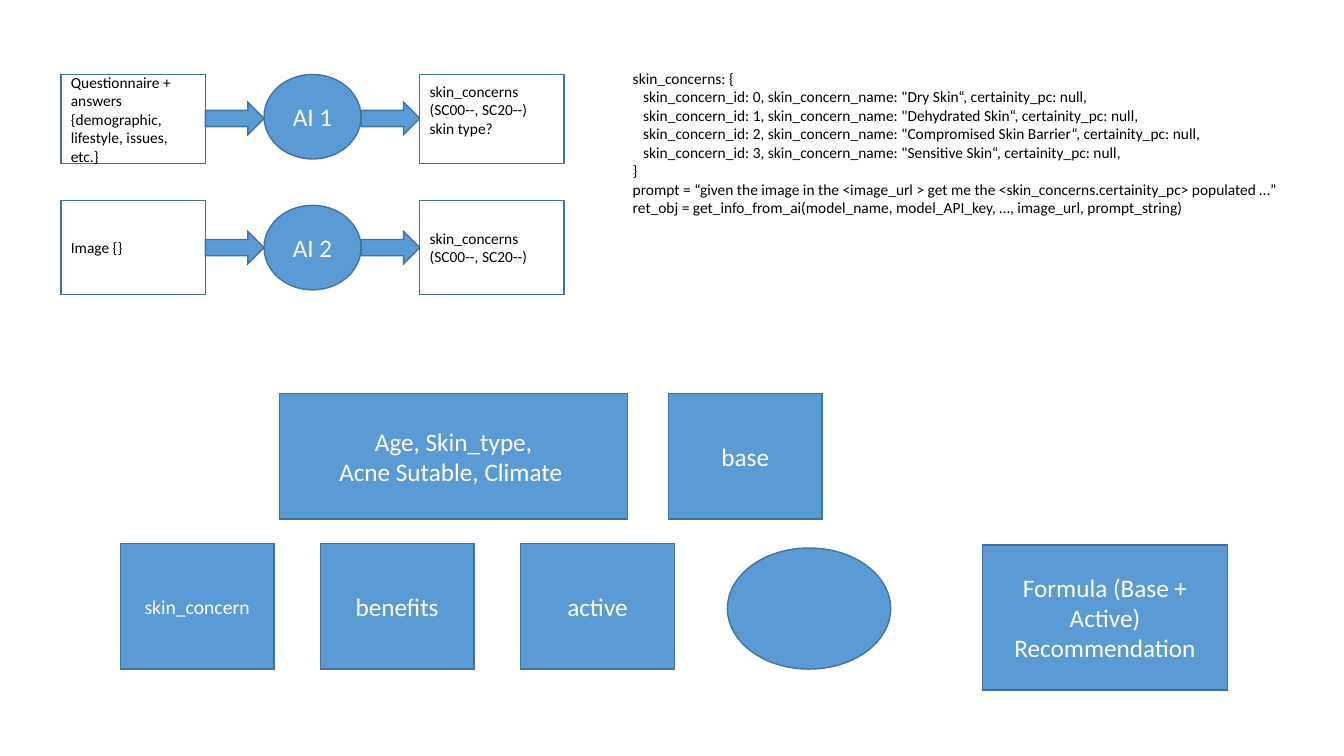
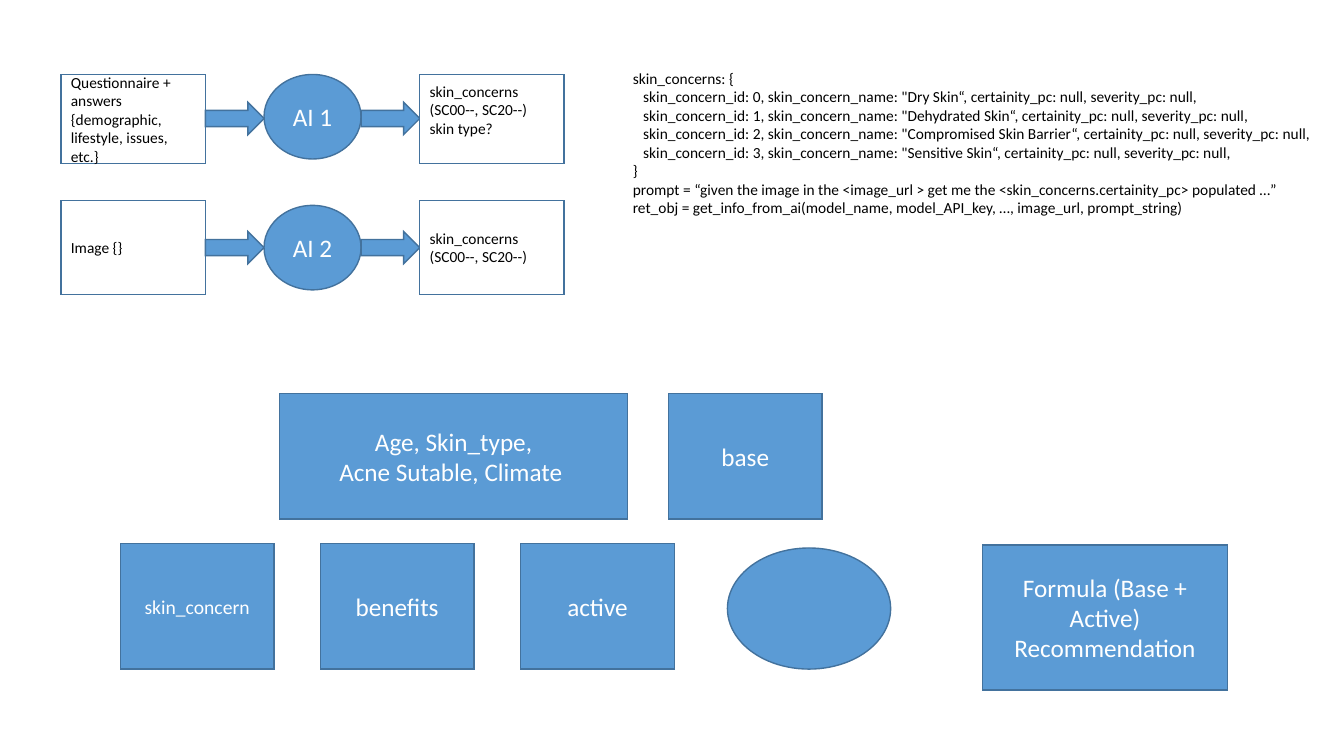
Before and after one commit to anodiamadmin/celrevive, a slide deck: slide 1 of architecture/architecture.pptx. Drawn at 1344x756 pixels with LibreOffice and Linux fonts; fonts in the diff are those of the drawing. Boxes give left, top, right and bottom in pixels: in the first picture for what was removed or moved away, otherwise in the second. Text is boxed around its words. In the diff, an @@ line names an element or a change of style, - is before the commit and + after.

```diff
--- a/architecture/architecture.pptx
+++ b/architecture/architecture.pptx
@@ text at box(643, 91, 1310, 161): text changed @@
-skin_concern_id: 0, skin_concern_name: "Dry Skin“, certainity_pc: null,
-skin_concern_id: 1, skin_concern_name: "Dehydrated Skin“, certainity_pc: null,
-skin_concern_id: 2, skin_concern_name: "Compromised Skin Barrier“, certainity_pc: null,
-skin_concern_id: 3, skin_concern_name: "Sensitive Skin“, certainity_pc: null,
+skin_concern_id: 0, skin_concern_name: "Dry Skin“, certainity_pc: null, severity_pc: null,
+skin_concern_id: 1, skin_concern_name: "Dehydrated Skin“, certainity_pc: null, severity_pc: null,
+skin_concern_id: 2, skin_concern_name: "Compromised Skin Barrier“, certainity_pc: null, severity_pc: null,
+skin_concern_id: 3, skin_concern_name: "Sensitive Skin“, certainity_pc: null, severity_pc: null,
```
Also in this commit, not shown: 1 other file.
